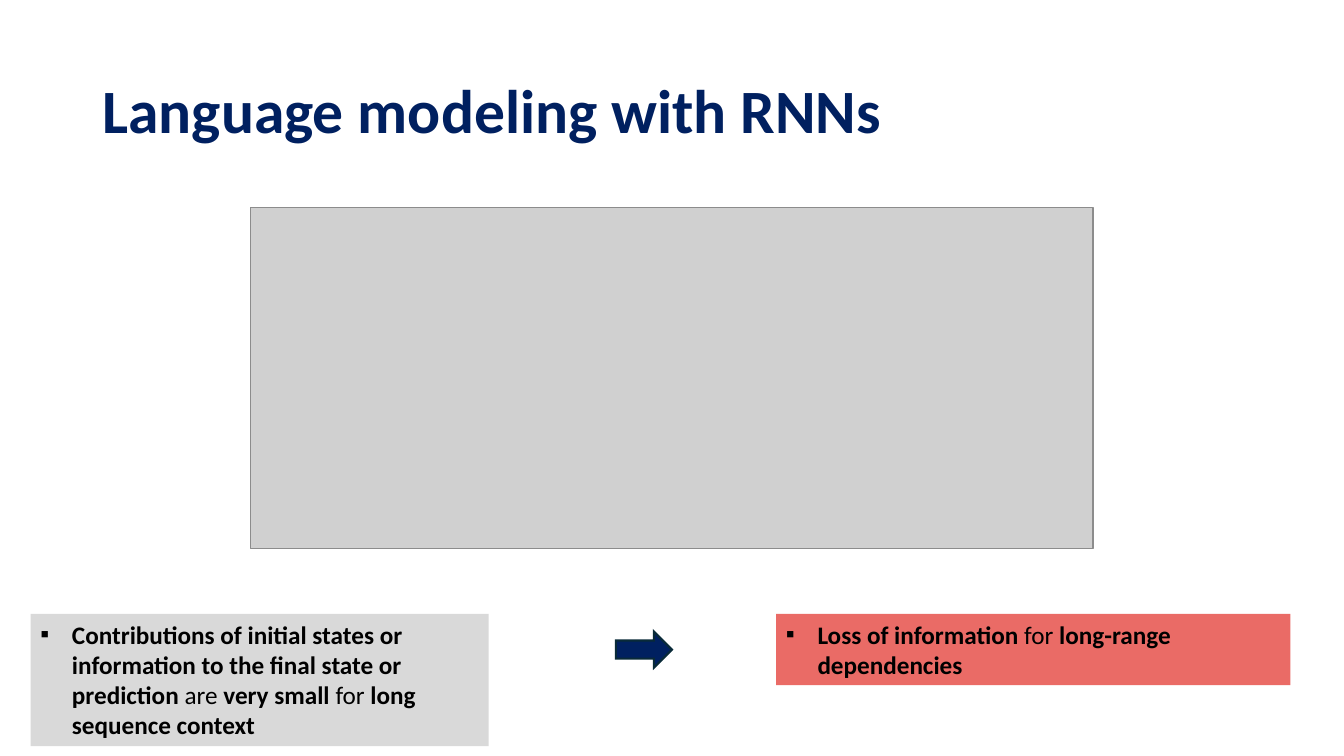
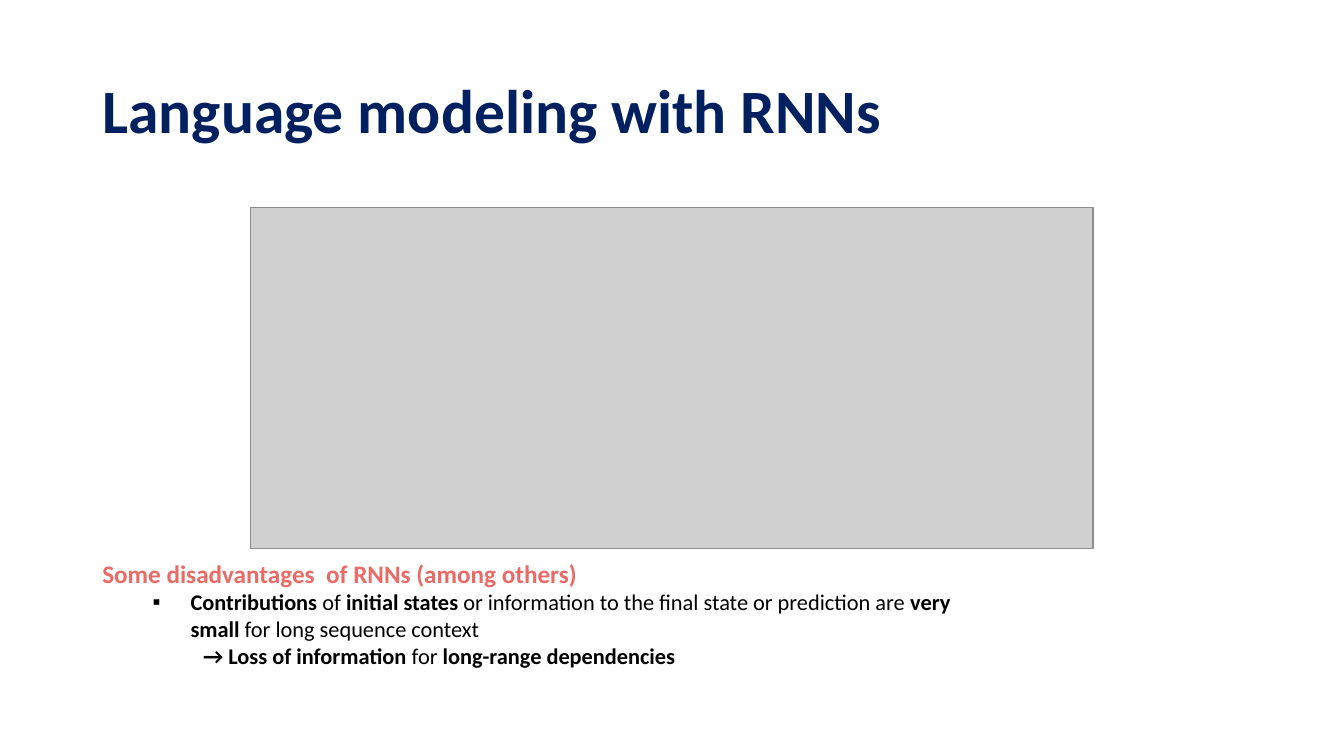
Before and after one commit to tanquangduong/transformer-pt, a slide deck: slide 7 of presentation/Introduction to Transformer.pptx (slide 5 before the commit). Drawn at 1344x756 pixels with LibreOffice and Linux fonts; fonts in the diff are those of the drawing; grey boxes stand for pictures. Boxes give left, top, right and bottom in pixels: in the first picture for what was removed or moved away, otherwise in the second. Text is boxed around its words. In the diff, an @@ line names an element or a change of style, - is before the commit and + after.

```diff
--- a/presentation/Introduction to Transformer.pptx
+++ b/presentation/Introduction to Transformer.pptx
@@ text added at <box>102,564,950,668</box>, 16 pt, text #000000, bold @@
+Some disadvantages of RNNs (among others)
+  ▪ Contributions of initial states or information to the final state or prediction are very small for long sequence context
+    → Loss of information for long-range dependencies
@@ rectangle removed at <box>30,614,488,746</box> @@
-▪ Contributions of initial states or information to the final state or prediction are very small for long sequence context
@@ rectangle removed at <box>776,614,1291,686</box> @@
-▪ Loss of information for long-range dependencies
@@ right arrow removed at <box>616,632,673,668</box> @@
```
Also in this commit, not shown: 8 other slides changed, 9 slides added, 2 other files.
